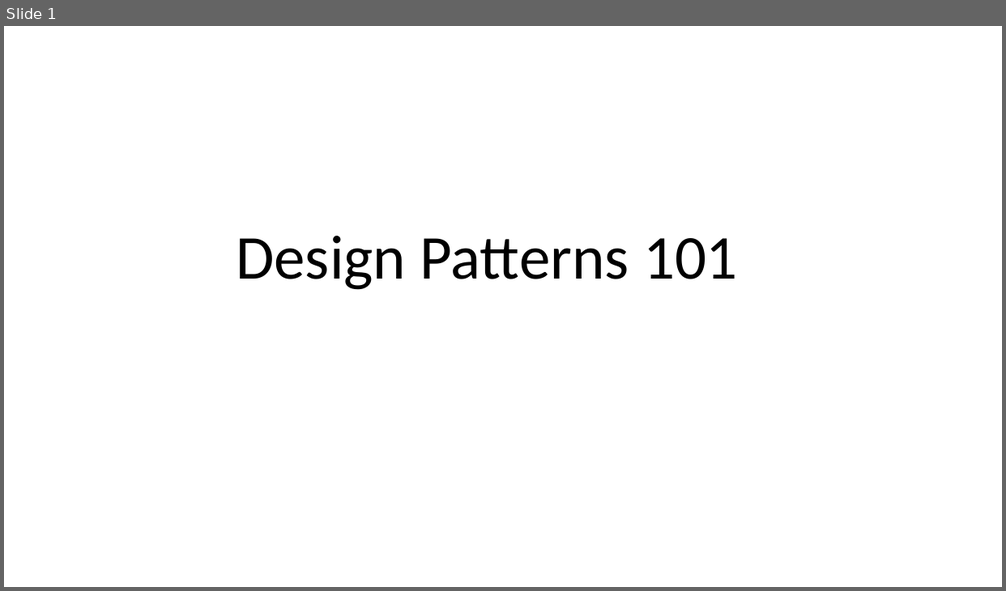
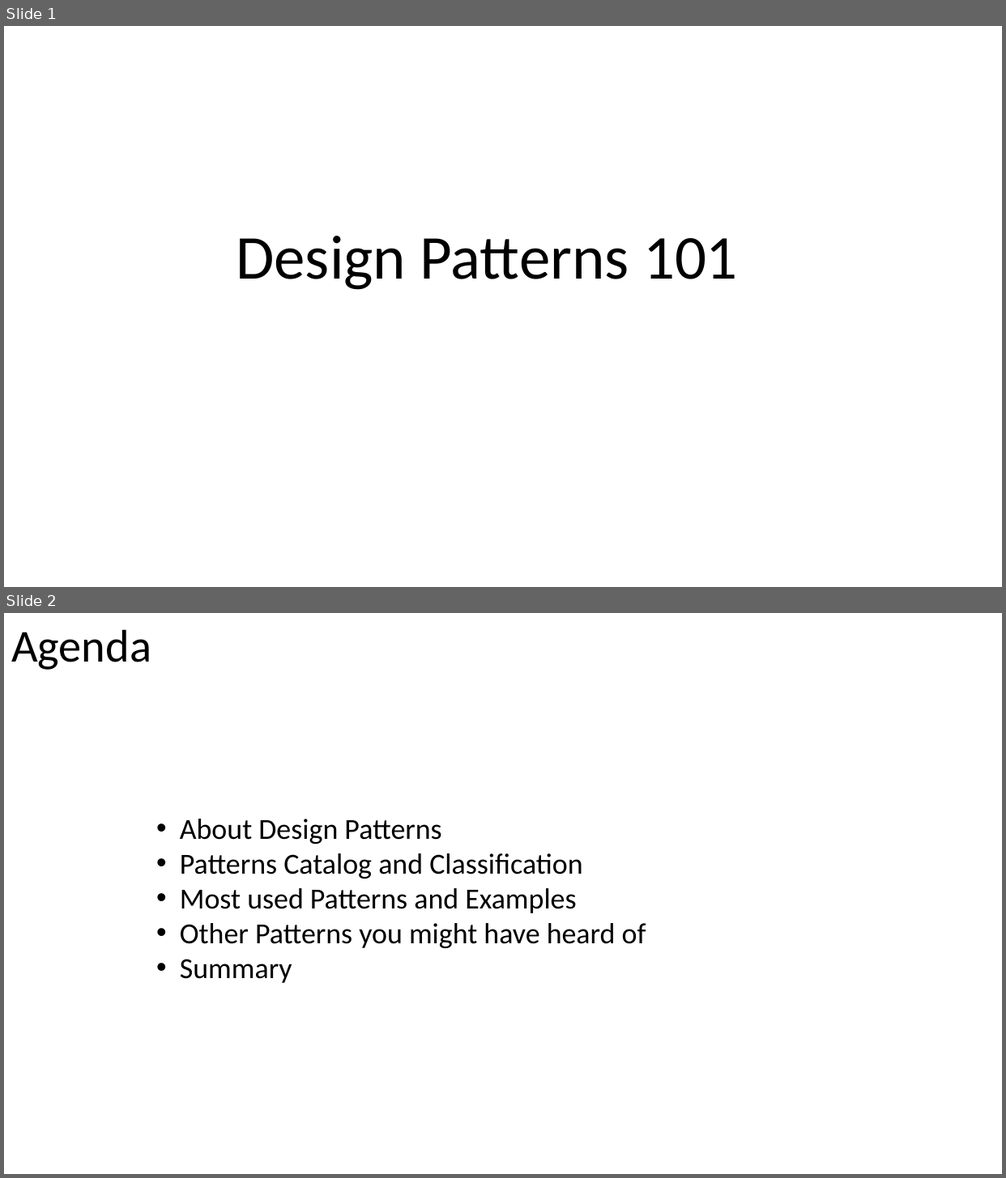
Before and after one commit to PlumpMath/DesignPatterns101, a slide deck: DesignPatterns101.pptx. Shown one above the other, each under a label of ours: slide 1 before the commit, slides 1 and 2 after it. The pictures are 1006x591 and 1006x1178 pixels, drawn with LibreOffice and Linux fonts; fonts in the diff are those of the drawing. Boxes give left, top, right and bottom in pixels: in the first picture for what was removed or moved away, otherwise in the second. Text is boxed around its words. In the diff, an @@ line names an element or a change of style, - is before the commit and + after.

```diff
--- a/DesignPatterns101.pptx
+++ b/DesignPatterns101.pptx
@@ slide 2 added at (x1=4, y1=613, x2=1002, y2=1174), background #FFFFFF @@
@@ text added at (x1=11, y1=629, x2=151, y2=670), 44 pt, text #000000 @@
+Agenda
@@ text added at (x1=180, y1=819, x2=646, y2=983), 28 pt, text #000000 @@
+• About Design Patterns
+• Patterns Catalog and Classification
+• Most used Patterns and Examples
+• Other Patterns you might have heard of
+• Summary
```
Also in this commit, not shown: 1 slide changed, 14 other slides added.
